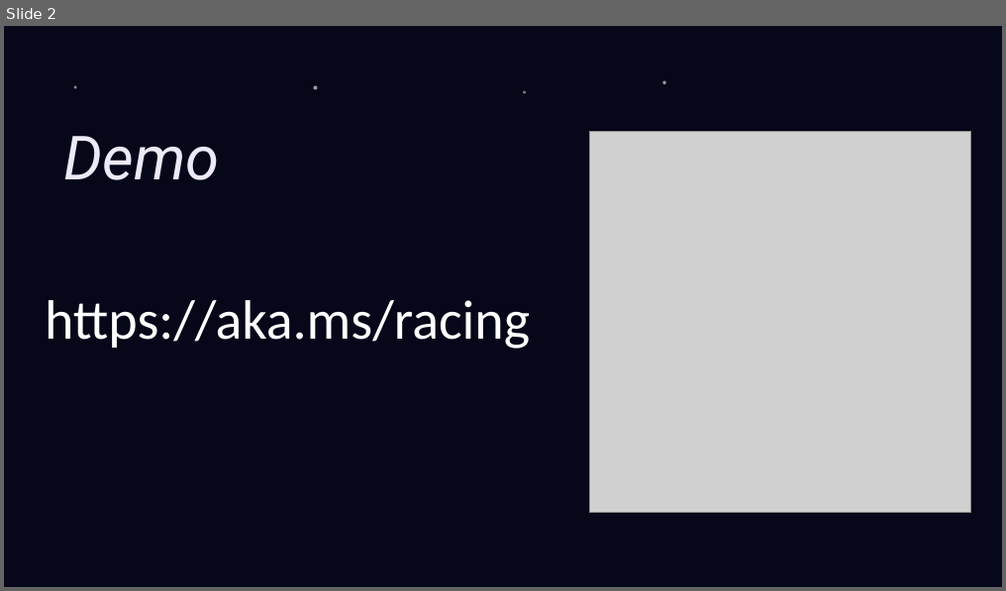
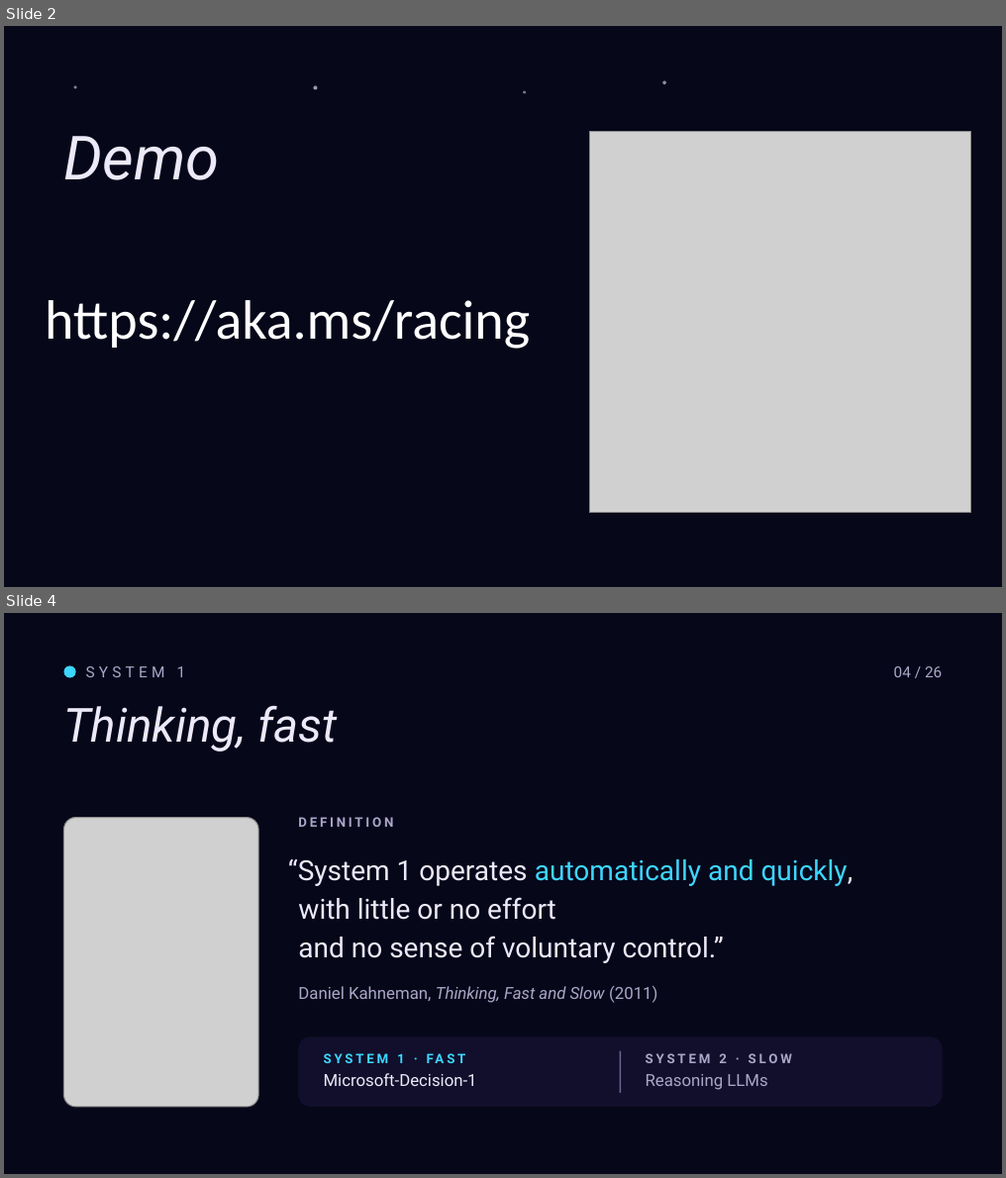
Before and after one commit to roryp/racing, a slide deck: docs/luna-gp-deck.pptx. Shown one above the other, each under a label of ours: slide 2 before the commit, slides 2 and 4 after it; the slides between them are not shown. The pictures are 1006x591 and 1006x1178 pixels, drawn with LibreOffice and Linux fonts; fonts in the diff are those of the drawing; grey boxes stand for pictures. Boxes give left, top, right and bottom in pixels: in the first picture for what was removed or moved away, otherwise in the second. Text is boxed around its words. In the diff, an @@ line names an element or a change of style, - is before the commit and + after.

```diff
--- a/docs/luna-gp-deck.pptx
+++ b/docs/luna-gp-deck.pptx
@@ slide 4 added at bbox=[4, 613, 1002, 1174], background #07071A @@
@@ ellipse added at bbox=[63, 665, 76, 678], fill #3DD6FF @@
@@ text added at bbox=[86, 666, 186, 677], 11 pt, text #ABA6C8 @@
+SYSTEM 1
@@ text added at bbox=[894, 666, 942, 677], 11 pt, text #ABA6C8 @@
+04 / 26
@@ text added at bbox=[63, 705, 338, 752], 34 pt, text #ECE9F8, italic @@
+Thinking, fast
@@ picture added at bbox=[63, 818, 258, 1107] @@
@@ text added at bbox=[298, 817, 393, 827], 9.5 pt, text #ABA6C8, bold @@
+DEFINITION
@@ text added at bbox=[288, 860, 853, 1003], 20 pt, text #ECE9F8 @@
+“System 1 operates automatically and quickly,
+with little or no effort
+and no sense of voluntary control.”
+Daniel Kahneman, Thinking, Fast and Slow (2011)
@@ rounded rectangle added at bbox=[298, 1037, 943, 1107], fill #110F2B @@
@@ text added at bbox=[397, 1054, 405, 1063], 9.5 pt, text #3DD6FF, bold @@
+SYSTEM 1 · FAST
@@ rectangle added at bbox=[620, 1052, 621, 1093], fill #6C6790 @@
@@ text added at bbox=[646, 1054, 792, 1063], 9.5 pt, text #ABA6C8, bold @@
+SYSTEM 2 · SLOW
@@ text added at bbox=[324, 1073, 477, 1086], 12 pt, text #ECE9F8 @@
+Microsoft-Decision-1
@@ text added at bbox=[646, 1074, 767, 1090], 12 pt, text #ABA6C8 @@
+Reasoning LLMs
```
Also in this commit, not shown: 20 slides changed.
